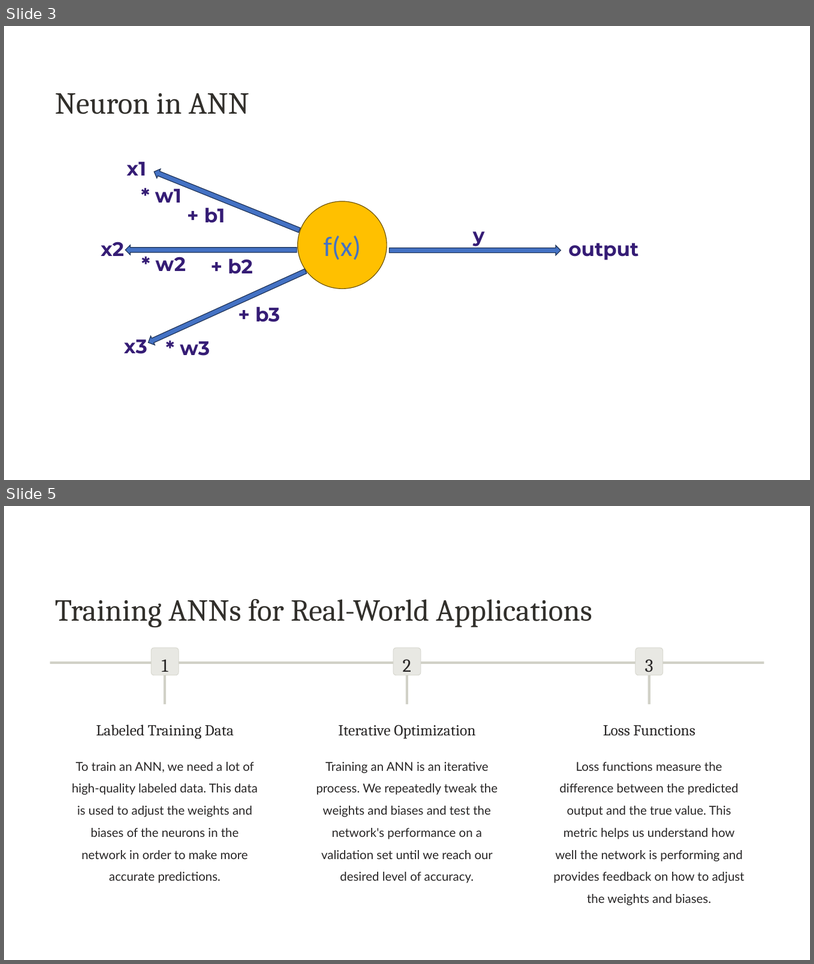
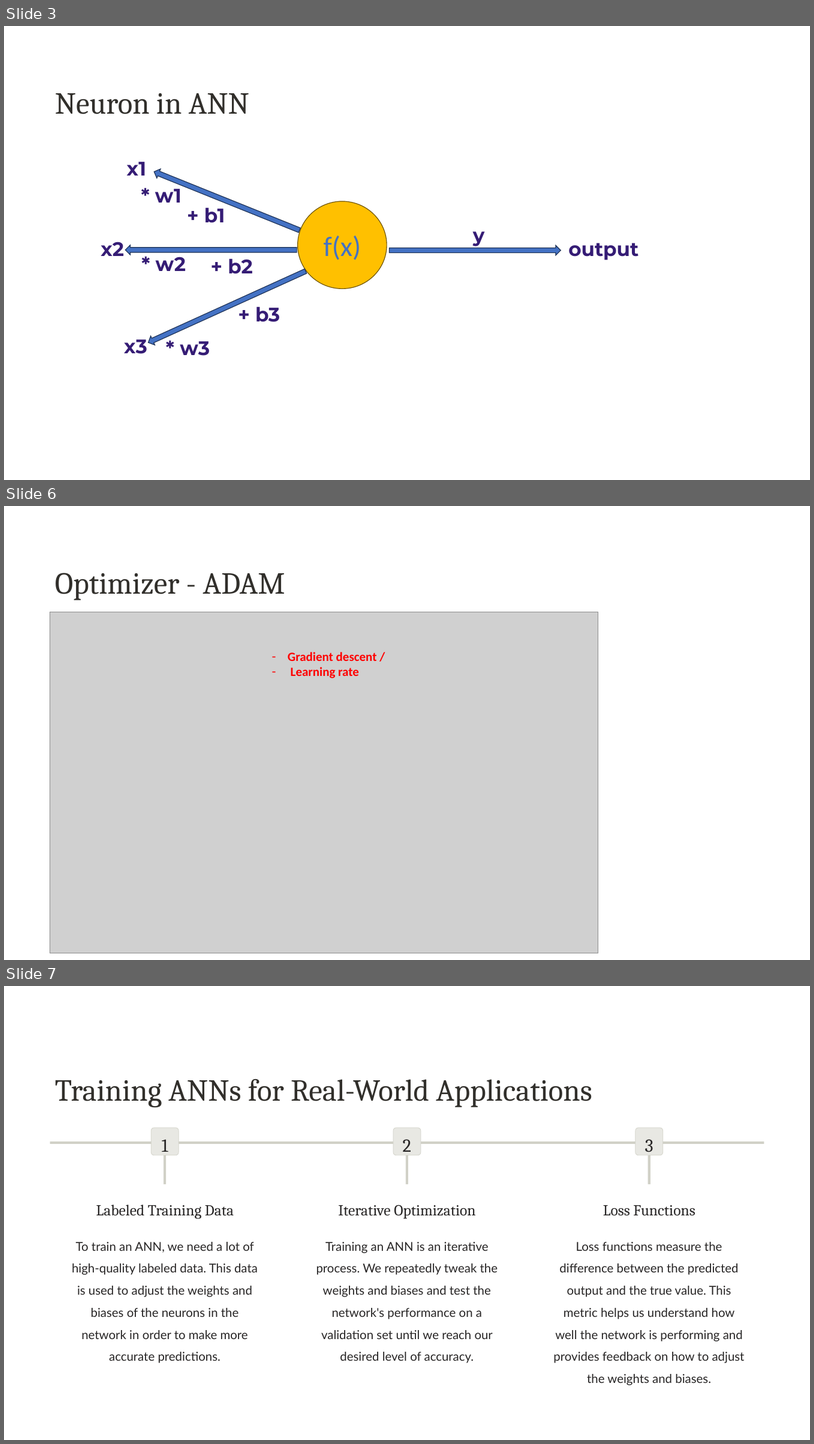
Before and after one commit to manoj-acharya/ann_basic_tutorial, a slide deck: Introduction-to-Artificial-Neural-Networks.pptx. Shown one above the other, each under a label of ours: slides 3 and 5 before the commit, slides 3, 6 and 7 after it; the slides between them are not shown. The pictures are 814x964 and 814x1444 pixels, drawn with LibreOffice and Linux fonts; fonts in the diff are those of the drawing; grey boxes stand for pictures; background and template pictures are left out. Boxes give left, top, right and bottom in pixels: in the first picture for what was removed or moved away, otherwise in the second. Text is boxed around its words. In the diff, an @@ line names an element or a change of style, - is before the commit and + after.

Commit message:
added slides for activation and learning rate

```diff
--- a/Introduction-to-Artificial-Neural-Networks.pptx
+++ b/Introduction-to-Artificial-Neural-Networks.pptx
@@ slide 6 added at (4,506,810,960), background #FFFFFF @@
@@ text added at (55,573,285,600), 43.7 pt, text #312F2B @@
+Optimizer - ADAM
@@ picture added at (50,612,598,953) @@
@@ text added at (288,652,377,678), 18 pt, text #FF0000, bold @@
+– Gradient descent /
+– Learning rate
@@ what was slide 5 is now slide 7 @@
```
Also in this commit, not shown: 1 slide changed, 1 other slide added.
